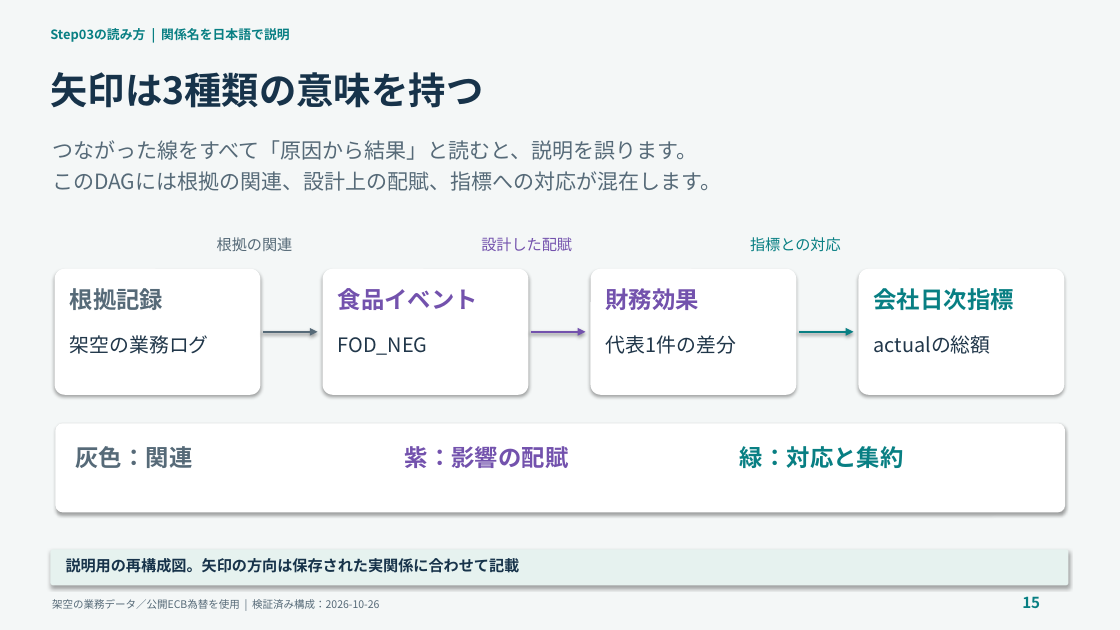
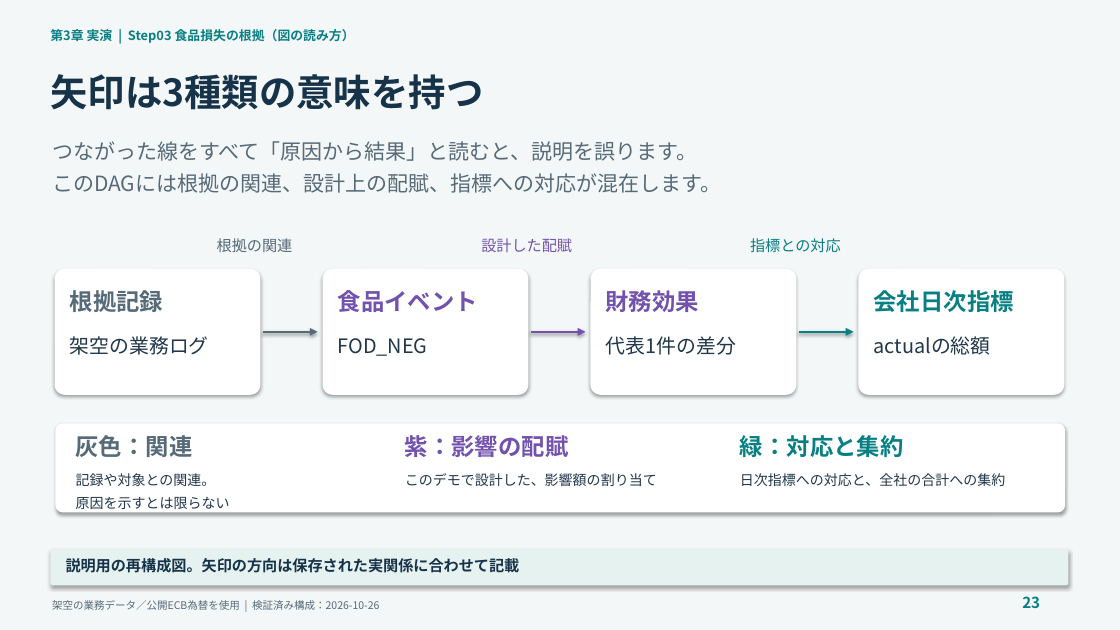
Before and after one commit to c-nova/FabricOntology_Trading, a slide deck: slide 23 of decks/TradingOntology_Demo_Presenter_Guide_JA.pptx (slide 15 before the commit). Drawn at 1120x630 pixels with LibreOffice and Linux fonts; fonts in the diff are those of the drawing. Boxes give left, top, right and bottom in pixels: in the first picture for what was removed or moved away, otherwise in the second. Text is boxed around its words. In the diff, an @@ line names an element or a change of style, - is before the commit and + after.

```diff
--- a/decks/TradingOntology_Demo_Presenter_Guide_JA.pptx
+++ b/decks/TradingOntology_Demo_Presenter_Guide_JA.pptx
@@ text at [50,29,355,43]: text changed @@
-Step03の読み方 | 関係名を日本語で説明
+第3章 実演 | Step03 食品損失の根拠（図の読み方）
@@ text "矢印は3種類の意味を持つ" at [50,74,483,110]: line spacing 1 to 40pt @@
@@ text "つながった線をすべて「原因から結果」と読むと、説明を誤ります。" at [52,141,721,193]: line spacing 1 to 22.5pt @@
@@ line spacing 1 to 25pt in 7 elements at [70,290,163,312], [338,290,478,312], [606,290,699,312], [874,290,1014,312], [76,435,193,457], [405,435,569,457], [740,435,904,457] @@
@@ 3 texts: place and size @@
-3 texts at [76,446,904,468]
+3 texts at [76,435,904,457]
@@ text added at [76,473,230,509], 12 pt, text #21374A @@
+記録や対象との関連。
+原因を示すとは限らない
@@ text added at [405,473,657,486], 12 pt, text #21374A @@
+このデモで設計した、影響額の割り当て
@@ text added at [740,473,1005,486], 12 pt, text #21374A @@
+日次指標への対応と、全社の合計への集約
@@ text at [1022,596,1040,608]: text changed @@
-15
+23
```
Also in this commit, not shown: 40 other slides changed, 14 slides added, 4 slides removed, 5 other files.
